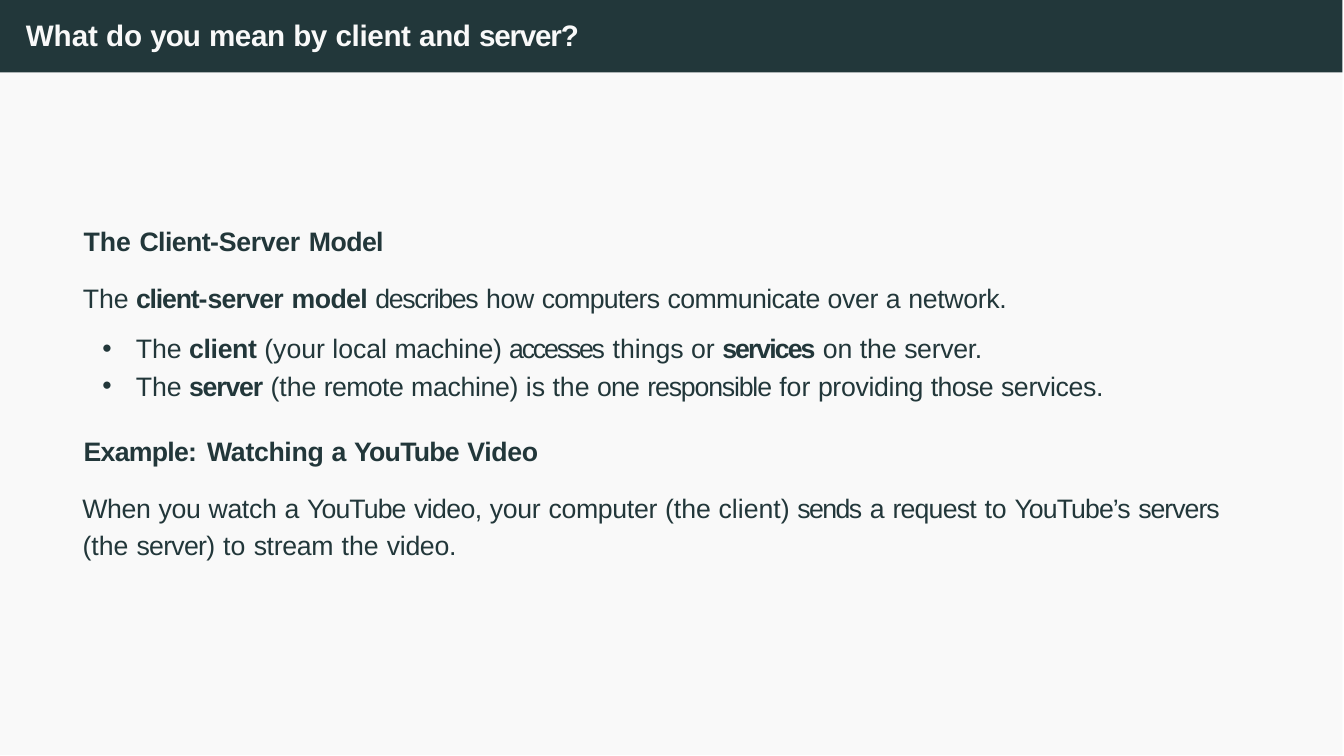
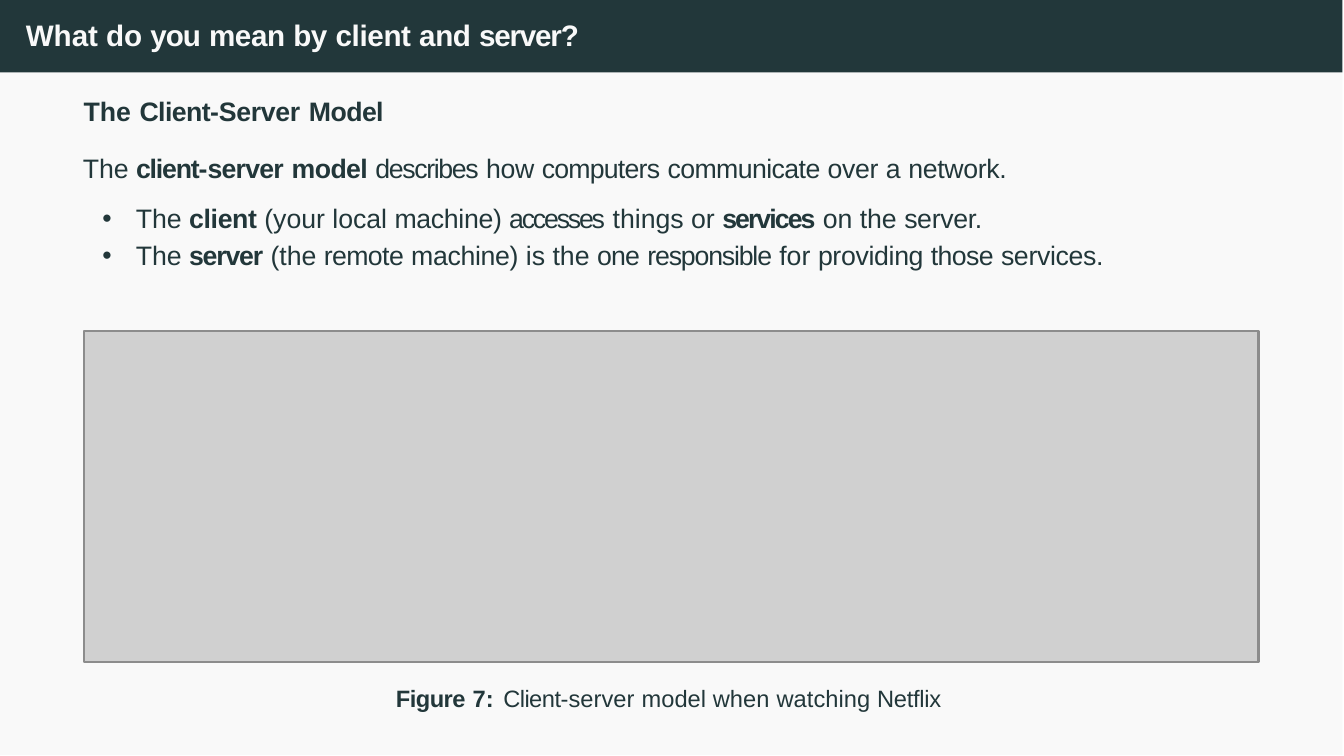
Before and after one commit to joanpaucm/HPDCB, a slide deck: slide 7 of src/slides/Session 3 - Introduction to AWS + EC2-2026.pptx. Drawn at 1344x756 pixels with LibreOffice and Linux fonts; fonts in the diff are those of the drawing; grey boxes stand for pictures. Boxes give left, top, right and bottom in pixels: in the first picture for what was removed or moved away, otherwise in the second. Text is boxed around its words. In the diff, an @@ line names an element or a change of style, - is before the commit and + after.

```diff
--- a/src/slides/Session 3 - Introduction to AWS + EC2-2026.pptx
+++ b/src/slides/Session 3 - Introduction to AWS + EC2-2026.pptx
@@ text "The Client-Server Model": place and size @@
-text "The Client-Server Model" at (82,231,1219,560)
+text "The Client-Server Model" at (83,101,1104,271)
@@ picture added at (83,330,1257,660) @@
@@ text at (82,441,1219,560): paragraphs removed @@
-Example: Watching a YouTube Video
-When you watch a YouTube video, your computer (the client) sends a request to YouTube’s servers (the server) to stream the video.
@@ text added at (396,690,941,712), 8 pt, text #22373A @@
+Figure 7: Client-server model when watching Netflix
```
Also in this commit, not shown: 6 other slides changed, 2 slides removed, 3 other files.
